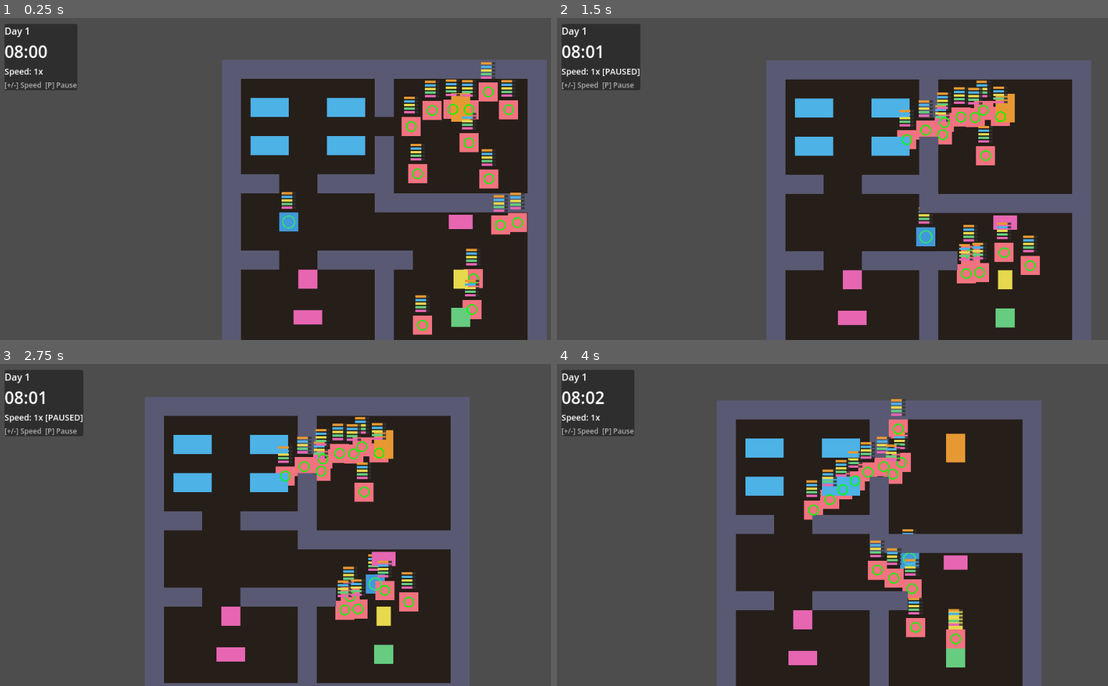
Above: before the commit, frames 1-4 (two rows, left to right).
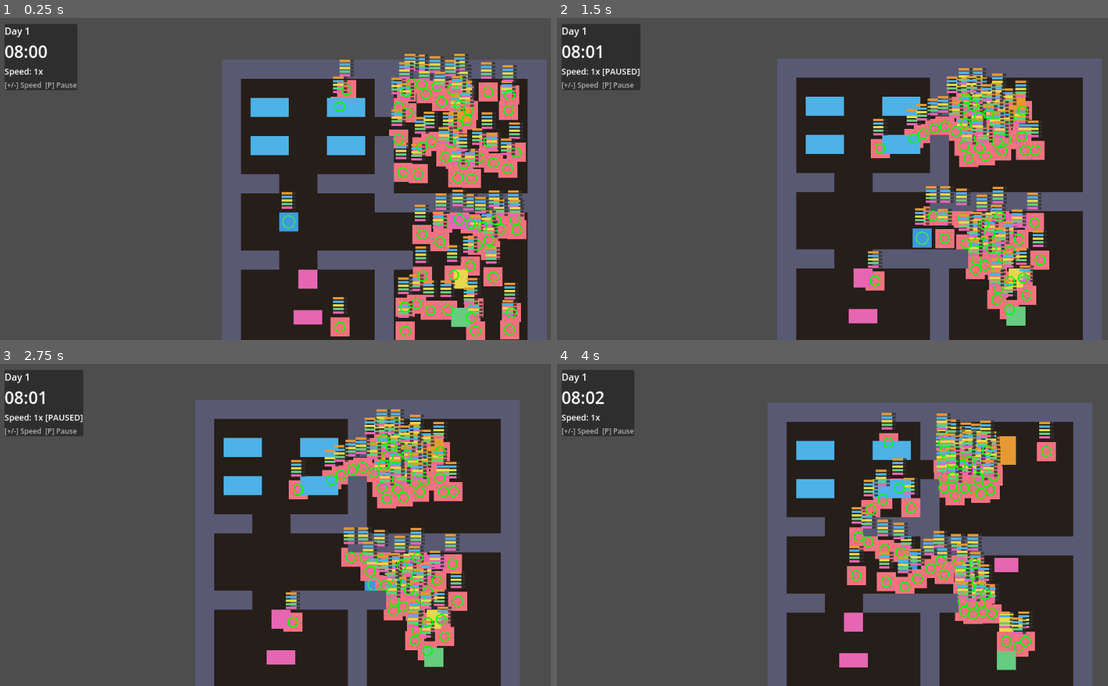
Above: after the commit, the same moments.

Repository: NikkiKoole/simgodot
Game: Godot game, scene res://scenes/main.tscn
Two runs of this game, one before a commit and one after it. Both use one fixed random seed, a clock stepped at 60 frames per second and the inputs below.
Inputs:
- Up to frame 1 (0.25 s): no input
- Up to frame 2 (1.5 s): tap Enter at 0.5 s; hold D (move_right) 0.53-1.28 s; tap E (interact) at 0.6 s; hold S (move_down) from 1.28 s (still down); tap P at 1.35 s
- Up to frame 3 (2.75 s): tap Space at 2 s; release S (move_down) at 2.03 s; hold D (move_right) from 2.03 s (still down); tap E (interact) at 2.1 s
- Up to frame 4 (4 s): release D (move_right) at 2.78 s; hold W (move_up) 2.78-3.53 s; tap P at 2.85 s; hold A (move_left) from 3.53 s (still down); tap E (interact) at 3.6 s

The runs differ from the first frame. In frame 1, 13% of the frame differs, in the area x 59-96%, y 11-100%; in frame 2, 21%; in frame 3, 42%, in the area x 26-95%, y 10-100%; in frame 4, 42%.

Commit message:
Improve stuck detection: give up at min collision, increase threshold to 1s, add ESC to quit, 64 NPCs

Diff:
--- a/scripts/level.gd
+++ b/scripts/level.gd
@@ -5,7 +5,7 @@
 const FLOOR_COLOR := Color(0.15, 0.12, 0.1)
 
 ## Number of NPCs to spawn
-@export var npc_count: int = 14
+@export var npc_count: int = 64
 
 @onready var player: CharacterBody2D = $Player
 
@@ -69,6 +69,10 @@
 	# Give player reference to game clock
 	player.set_game_clock(game_clock)
 
+func _input(event: InputEvent) -> void:
+	if event.is_action_pressed("ui_cancel"):
+		get_tree().quit()
+
 func _parse_and_build_world() -> void:
 	var lines := WORLD_MAP.strip_edges().split("\n")
 	map_height = lines.size()
--- a/scripts/npc.gd
+++ b/scripts/npc.gd
@@ -12,7 +12,7 @@
 ## Steering/Avoidance settings
 @export var avoidance_radius: float = 40.0  # How far to look for others
 @export var avoidance_strength: float = 60.0  # How hard to steer away
-@export var stuck_threshold: float = 0.3  # Seconds without progress before wiggling
+@export var stuck_threshold: float = 1.0  # Seconds without progress before wiggling
 @export var wiggle_strength: float = 40.0  # Random force when stuck
 
 enum State { IDLE, WALKING, WAITING, USING_OBJECT }
@@ -209,6 +209,12 @@
 
 	# Dynamic collision shrinking/growing based on stuck state
 	if stuck_timer > stuck_threshold:
+		# Already at minimum collision and still stuck? Give up and find new route
+		if current_collision_radius <= MIN_COLLISION_RADIUS + 0.1:
+			stuck_timer = 0.0
+			wiggle_direction = Vector2.ZERO
+			current_state = State.IDLE  # Will pick new destination
+			return
 		# Shrink collision when stuck
 		_update_collision_radius(current_collision_radius - SHRINK_RATE * delta)
 	elif current_collision_radius < DEFAULT_COLLISION_RADIUS:
